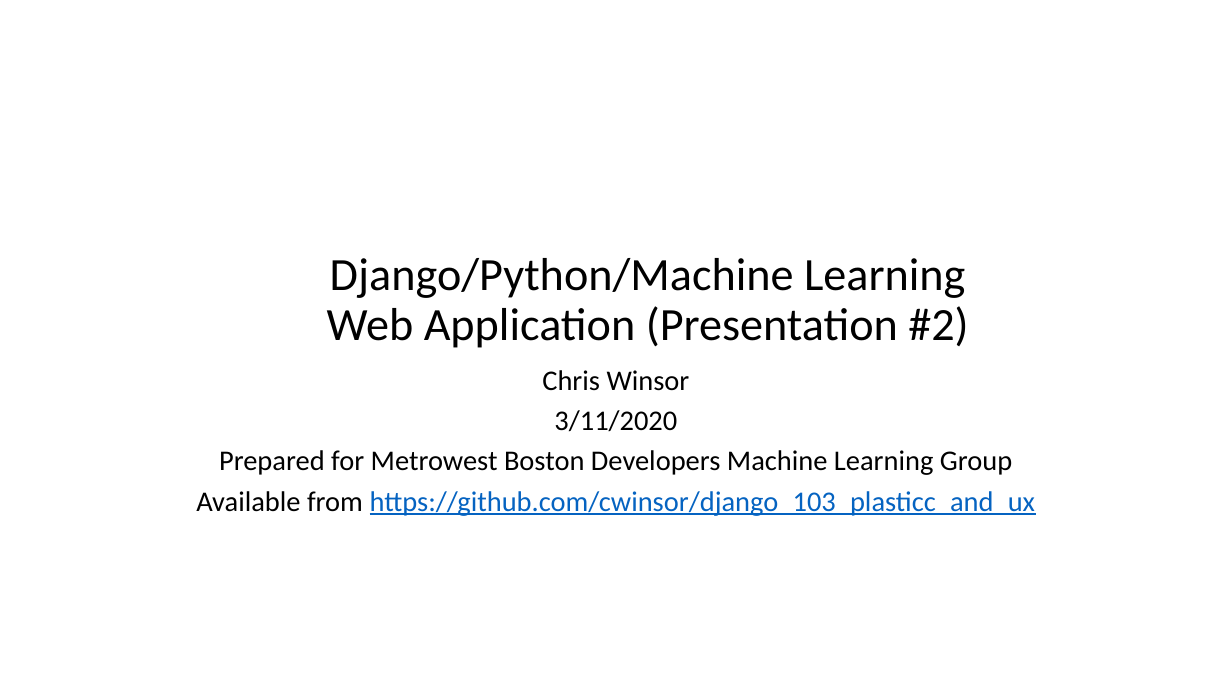
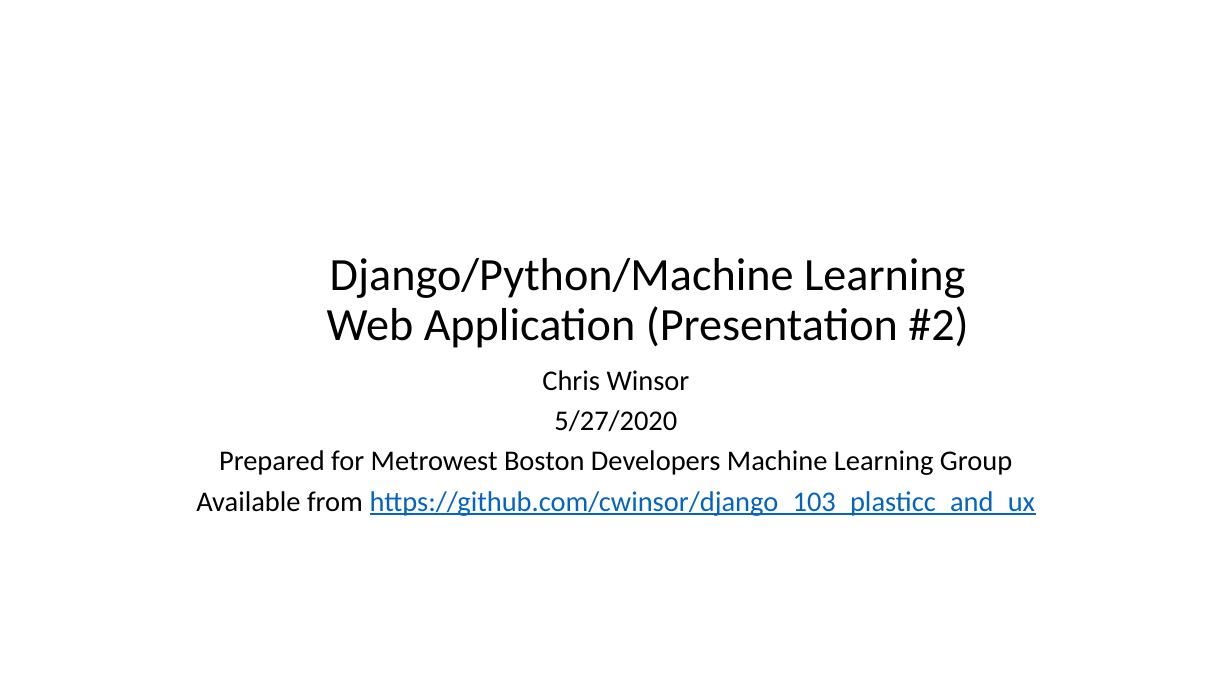
Before and after one commit to cwinsor/django_103_plasticc_and_ux, a slide deck: slide 1 of presentation.pptx. Drawn at 1232x693 pixels with LibreOffice and Linux fonts; fonts in the diff are those of the drawing. Boxes give left, top, right and bottom in pixels: in the first picture for what was removed or moved away, otherwise in the second. Text is boxed around its words. In the diff, an @@ line names an element or a change of style, - is before the commit and + after.

```diff
--- a/presentation.pptx
+++ b/presentation.pptx
@@ subtitle at bbox=[554, 410, 677, 432]: text changed @@
-3/11/2020
+5/27/2020
```
Also in this commit, not shown: 17 other slides changed, 16 slides added, 3 slides removed, 4 other files.
